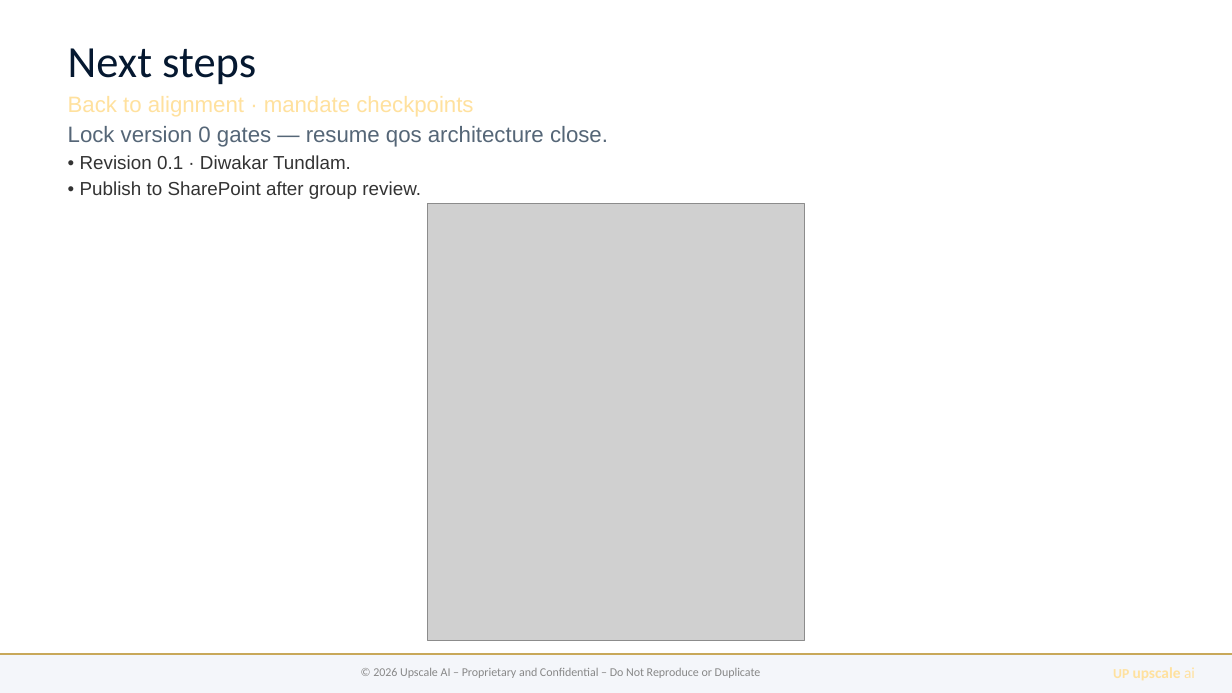
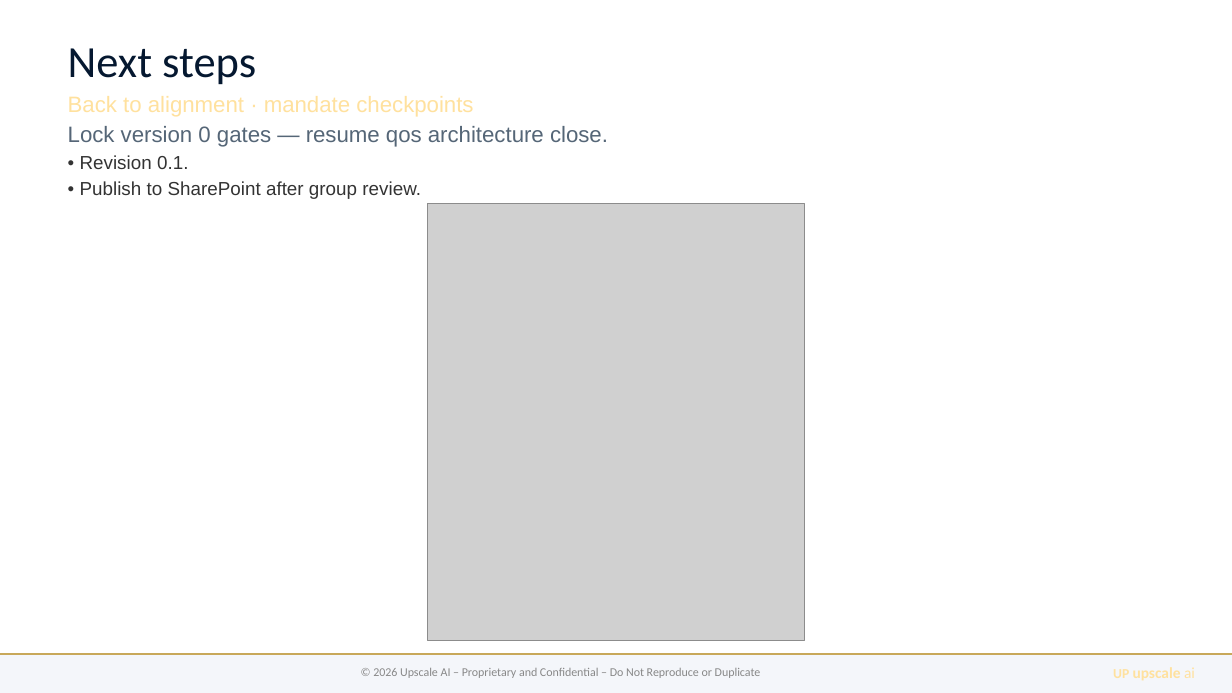
Before and after one commit to upscale-ai-network/agent-template, a slide deck: slide 8 of dt122/bugatti-qos-ccc.pptx (slide 7 before the commit). Drawn at 1232x693 pixels with LibreOffice and Linux fonts; fonts in the diff are those of the drawing; grey boxes stand for pictures. Boxes give left, top, right and bottom in pixels: in the first picture for what was removed or moved away, otherwise in the second. Text is boxed around its words. In the diff, an @@ line names an element or a change of style, - is before the commit and + after.

```diff
--- a/dt122/bugatti-qos-ccc.pptx
+++ b/dt122/bugatti-qos-ccc.pptx
@@ text at [80,155,188,169]: text changed @@
-• Revision 0.1 · Diwakar Tundlam.
+• Revision 0.1.
```
Also in this commit, not shown: 1 other slide changed, 1 slide added, 5 other files.
